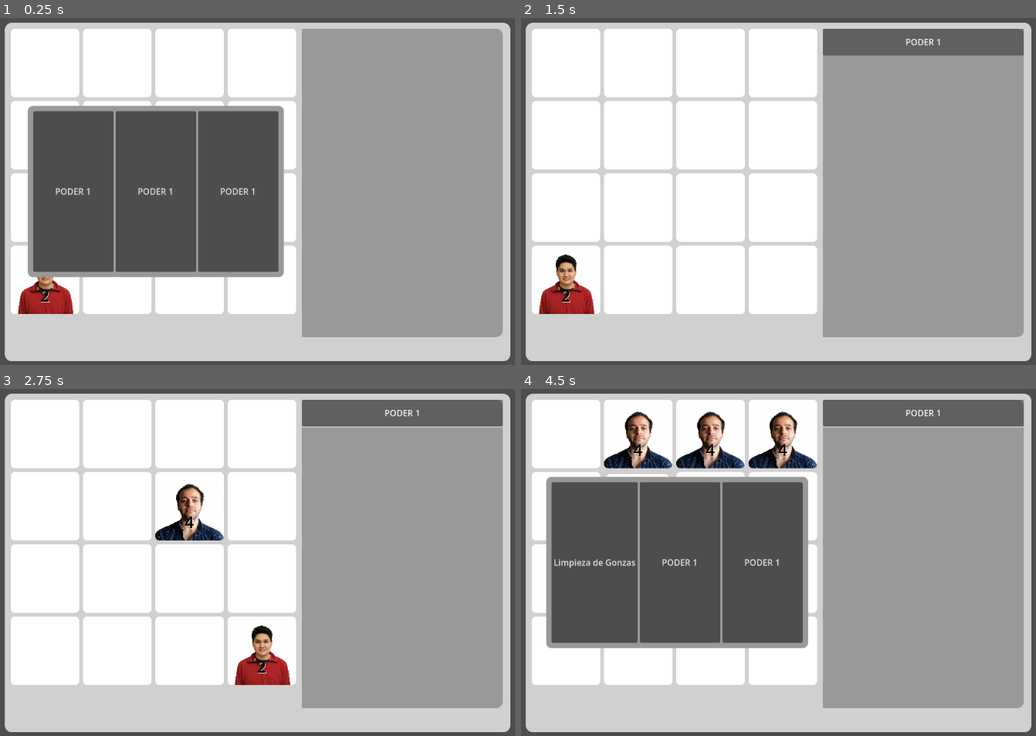
Above: before the commit, frames 1-4 (two rows, left to right).
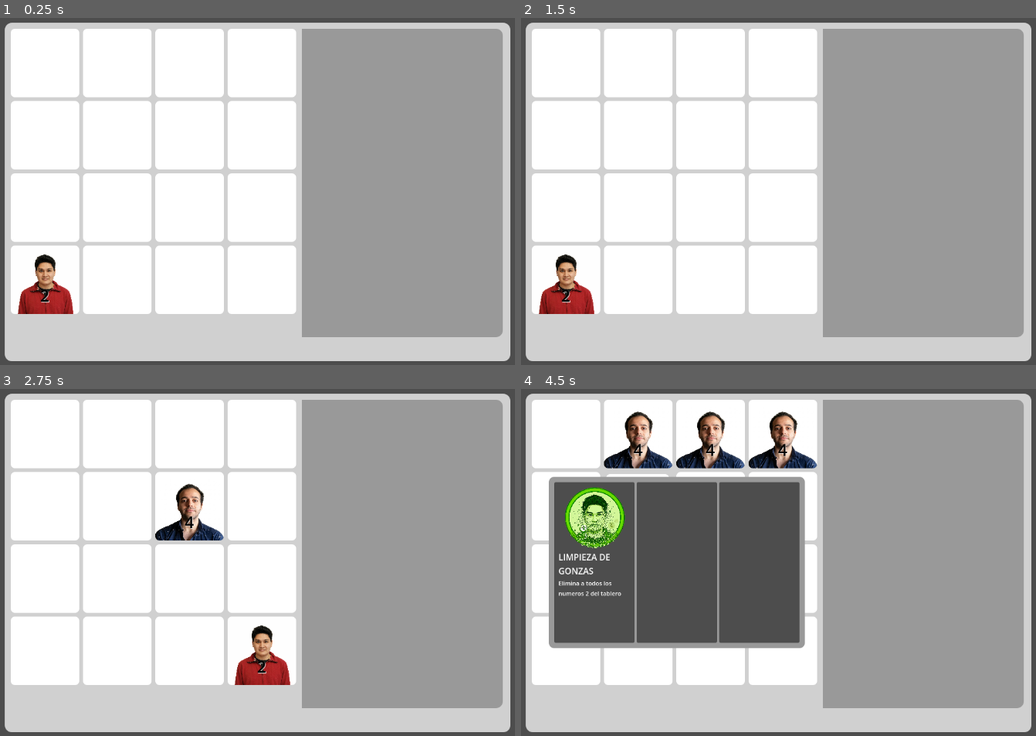
Above: after the commit, the same moments.

Repository: ThiagoMirandaLiotto/Puzzle-2048-Profesores
Game: Godot game, scene res://scenes/game.tscn
The game is run twice, just before and just after one commit, with the same random seed, the same clock (stepped at 60 frames per second) and the same inputs.
Inputs (mouse positions are in pixels of both pictures, inside the frame that each line leads up to):
- Up to frame 1 (0.25 s): no input
- Up to frame 2 (1.5 s): click (593, 191) at 0.5 s, where only the run before the commit has a clickable "PODER 1"; click (922, 42) at 1.25 s, where only the run before the commit has a clickable "PODER 1"
- Up to frame 3 (2.75 s): tap Enter at 2 s; hold Right (ui_right) from 2.03 s (still down)
- Up to frame 4 (4.5 s): tap Space at 2.75, 4.25 s; release Right (ui_right) at 2.78 s; hold Down (ui_down) 2.78-3.53 s; tap Enter at 3.5 s; hold Right (ui_right) 3.53-4.28 s; hold Up (ui_up) from 4.28 s (still down)

The runs differ from the first frame. In frame 1, 25% of the frame differs, in the area x 5-56%, y 25-75%; in frame 2, 3.0%; in frame 3, 3.0%; in frame 4, 7.3%.

Commit message:
Menu e inventario de poderes con imagenes

Diff:
--- a/scenes/game.tscn
+++ b/scenes/game.tscn
@@ -1,6 +1,7 @@
 [gd_scene format=3 uid="uid://g4ylx7u8jprp"]
 
 [ext_resource type="Script" uid="uid://b402drda3vs15" path="res://script/grid.gd" id="1_uwrxv"]
+[ext_resource type="Texture2D" path="res://fotos/Limpieza_Gonzas.png" id="2_lnu2h"]
 [ext_resource type="PackedScene" uid="uid://cf64lf6s2nxs1" path="res://scenes/tile.tscn" id="2_yqjtg"]
 
 [sub_resource type="StyleBoxFlat" id="StyleBoxFlat_uwrxv"]
@@ -96,6 +97,7 @@
 layout_mode = 2
 
 [node name="MenuPoderes" type="PanelContainer" parent="CanvasLayer" unique_id=834822875]
+visible = false
 custom_minimum_size = Vector2(450, 300)
 anchors_preset = -1
 anchor_left = 0.25300002
@@ -112,17 +114,115 @@
 [node name="Button1" type="Button" parent="CanvasLayer/MenuPoderes/HBoxContainer" unique_id=1848899709]
 custom_minimum_size = Vector2(150, 150)
 layout_mode = 2
-text = "PODER 1"
-
-[node name="Button2" type="Button" parent="CanvasLayer/MenuPoderes/HBoxContainer" unique_id=328602996]
+expand_icon = true
+
+[node name="LayoutInterno" type="VBoxContainer" parent="CanvasLayer/MenuPoderes/HBoxContainer/Button1" unique_id=523920848]
+layout_mode = 1
+anchors_preset = -1
+anchor_left = 0.05
+anchor_top = 0.03
+anchor_right = 0.95
+anchor_bottom = 0.97
+grow_horizontal = 2
+grow_vertical = 2
+mouse_filter = 2
+theme_override_constants/separation = 4
+
+[node name="TextureRect" type="TextureRect" parent="CanvasLayer/MenuPoderes/HBoxContainer/Button1/LayoutInterno" unique_id=1776526856]
+custom_minimum_size = Vector2(115, 115)
+layout_mode = 2
+mouse_filter = 2
+texture = ExtResource("2_lnu2h")
+expand_mode = 1
+stretch_mode = 5
+
+[node name="TituloLabel" type="Label" parent="CanvasLayer/MenuPoderes/HBoxContainer/Button1/LayoutInterno" unique_id=312322529]
+layout_mode = 2
+autowrap_mode = 3
+uppercase = true
+
+[node name="DescLabel" type="Label" parent="CanvasLayer/MenuPoderes/HBoxContainer/Button1/LayoutInterno" unique_id=1448858324]
+clip_contents = true
+layout_mode = 2
+size_flags_vertical = 3
+theme_override_font_sizes/font_size = 11
+autowrap_mode = 3
+
+[node name="Button2" type="Button" parent="CanvasLayer/MenuPoderes/HBoxContainer" unique_id=1079769515]
 custom_minimum_size = Vector2(150, 150)
 layout_mode = 2
-text = "PODER 1"
-
-[node name="Button3" type="Button" parent="CanvasLayer/MenuPoderes/HBoxContainer" unique_id=1455228406]
+expand_icon = true
+
+[node name="LayoutInterno" type="VBoxContainer" parent="CanvasLayer/MenuPoderes/HBoxContainer/Button2" unique_id=2112142493]
+layout_mode = 1
+anchors_preset = -1
+anchor_left = 0.05
+anchor_top = 0.03
+anchor_right = 0.95
+anchor_bottom = 0.97
+grow_horizontal = 2
+grow_vertical = 2
+mouse_filter = 2
+theme_override_constants/separation = 4
+
+[node name="TextureRect" type="TextureRect" parent="CanvasLayer/MenuPoderes/HBoxContainer/Button2/LayoutInterno" unique_id=127898954]
+custom_minimum_size = Vector2(115, 115)
+layout_mode = 2
+mouse_filter = 2
+expand_mode = 1
+stretch_mode = 5
+
+[node name="TituloLabel" type="Label" parent="CanvasLayer/MenuPoderes/HBoxContainer/Button2/LayoutInterno" unique_id=2116394643]
+layout_mode = 2
+theme_override_colors/font_outline_color = Color(0, 1, 0, 1)
+theme_override_constants/outline_size = 0
+autowrap_mode = 3
+uppercase = true
+
+[node name="DescLabel" type="Label" parent="CanvasLayer/MenuPoderes/HBoxContainer/Button2/LayoutInterno" unique_id=723490330]
+clip_contents = true
+layout_mode = 2
+size_flags_vertical = 3
+theme_override_font_sizes/font_size = 11
+autowrap_mode = 3
+
+[node name="Button3" type="Button" parent="CanvasLayer/MenuPoderes/HBoxContainer" unique_id=661751934]
 custom_minimum_size = Vector2(150, 150)
 layout_mode = 2
-text = "PODER 1"
+expand_icon = true
+
+[node name="LayoutInterno" type="VBoxContainer" parent="CanvasLayer/MenuPoderes/HBoxContainer/Button3" unique_id=641706712]
+layout_mode = 1
+anchors_preset = -1
+anchor_left = 0.05
+anchor_top = 0.03
+anchor_right = 0.95
+anchor_bottom = 0.97
+grow_horizontal = 2
+grow_vertical = 2
+mouse_filter = 2
+theme_override_constants/separation = 4
+
+[node name="TextureRect" type="TextureRect" parent="CanvasLayer/MenuPoderes/HBoxContainer/Button3/LayoutInterno" unique_id=1680134820]
+custom_minimum_size = Vector2(115, 115)
+layout_mode = 2
+mouse_filter = 2
+expand_mode = 1
+stretch_mode = 5
+
+[node name="TituloLabel" type="Label" parent="CanvasLayer/MenuPoderes/HBoxContainer/Button3/LayoutInterno" unique_id=1332330029]
+layout_mode = 2
+theme_override_colors/font_outline_color = Color(0, 1, 0, 1)
+theme_override_constants/outline_size = 0
+autowrap_mode = 3
+uppercase = true
+
+[node name="DescLabel" type="Label" parent="CanvasLayer/MenuPoderes/HBoxContainer/Button3/LayoutInterno" unique_id=701355374]
+clip_contents = true
+layout_mode = 2
+size_flags_vertical = 3
+theme_override_font_sizes/font_size = 11
+autowrap_mode = 3
 
 [node name="FondoTablero" type="PanelContainer" parent="." unique_id=754853869]
 offset_left = 20.0
--- a/script/grid.gd
+++ b/script/grid.gd
@@ -24,6 +24,11 @@
 ]
 #BASE DE DATOS DE LOS PODERES
 const INFO_PODERES = {
+	"Limpieza de Gonzas": {
+		"descripcion": "Elimina a todos los numeros 2 del tablero",
+		"icono": preload("res://fotos/Poderes/Limpieza_Gonzas.png"),
+		"color": "d4f89a"
+	}
 
 }
 
@@ -275,15 +280,33 @@
 func mostrar_menu_poderes() -> void:
 
 	menu_poderes.show()
-	btn_opcion_1.text = "Limpieza de Gonzas"
+	var nombre_poder = "Limpieza de Gonzas"
+	var info = INFO_PODERES[nombre_poder]
+
+	var layout = btn_opcion_1.get_node("LayoutInterno")
+
+	layout.get_node("TextureRect").texture = info["icono"]
+	layout.get_node("TituloLabel").text = nombre_poder
+	layout.get_node("DescLabel").text = info["descripcion"]
+
 func _on_button_1_pressed() -> void:
-	agregar_poder_al_inventario(btn_opcion_1.text)
+	var nombre_poder = btn_opcion_1.get_node("LayoutInterno/TituloLabel").text
+	agregar_poder_al_inventario(nombre_poder)
 
 func agregar_poder_al_inventario(nombre_poder: String) -> void:
 	menu_poderes.hide()
+	var info = INFO_PODERES[nombre_poder]
+
 	var nuevo_boton_poder = Button.new()
 	nuevo_boton_poder.text = nombre_poder
 	nuevo_boton_poder.custom_minimum_size = Vector2(150, 50)
+
+
+	nuevo_boton_poder.add_theme_color_override("font_color", Color(info["color"]))
+
+	nuevo_boton_poder.icon = info["icono"]
+	nuevo_boton_poder.expand_icon = true #lo hago desde el codigo en ves de la interfaz visual
+	nuevo_boton_poder.alignment = HORIZONTAL_ALIGNMENT_LEFT
 
 	if nombre_poder == "Limpieza de Gonzas":
 		nuevo_boton_poder.pressed.connect(usar_limpieza_gonzas.bind(nuevo_boton_poder))
Binary file added: fotos/Poderes/Ampliamientox1.png
Not shown, added: fotos/Poderes/Ampliamientox1.png.import
Binary file added: fotos/Poderes/Ampliamientox2.png
Not shown, added: fotos/Poderes/Ampliamientox2.png.import
Binary file added: fotos/Poderes/BlindajeFila.png
Not shown, added: fotos/Poderes/BlindajeFila.png.import
Binary file added: fotos/Poderes/Clonacion.png
Not shown, added: fotos/Poderes/Clonacion.png.import
Binary file added: fotos/Poderes/Comodin.png
Not shown, added: fotos/Poderes/Comodin.png.import
Binary file added: fotos/Poderes/ElMartillo.png
Not shown, added: fotos/Poderes/ElMartillo.png.import
(and 14 more such lines)
